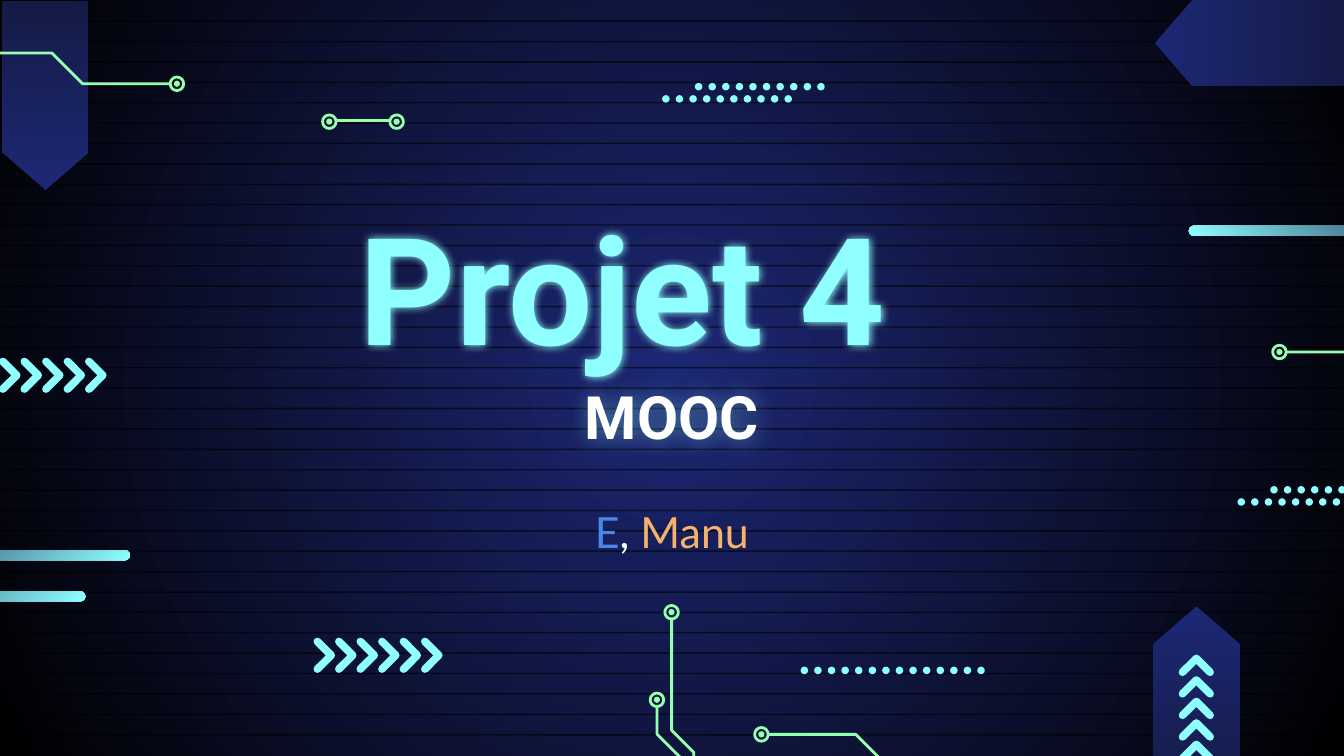
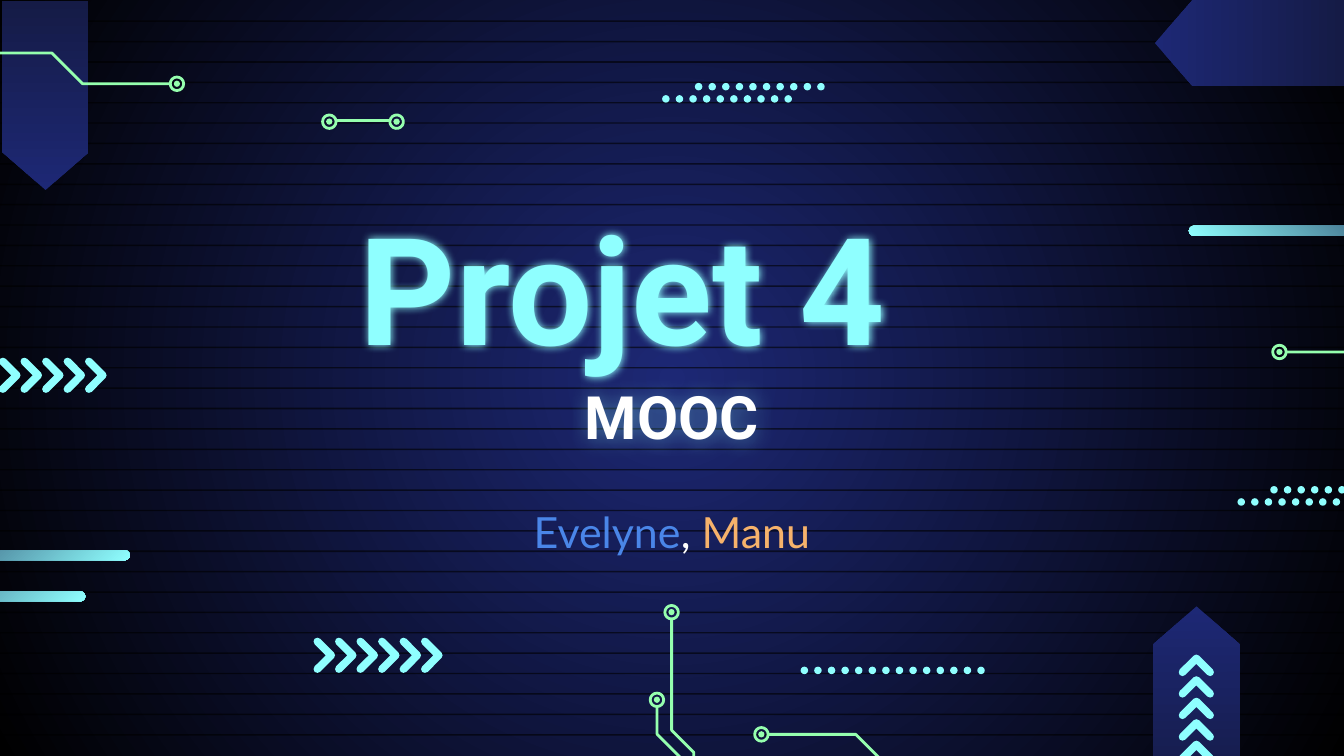
Before and after one commit to data-IA-2022/MOOC_Group6_Evelyne_Manu, a slide deck: slide 1 of MOOC_manuel_evelyne.pptx. Drawn at 1344x756 pixels with LibreOffice and Linux fonts; fonts in the diff are those of the drawing. Boxes give left, top, right and bottom in pixels: in the first picture for what was removed or moved away, otherwise in the second. Text is boxed around its words. In the diff, an @@ line names an element or a change of style, - is before the commit and + after.

```diff
--- a/MOOC_manuel_evelyne.pptx
+++ b/MOOC_manuel_evelyne.pptx
@@ subtitle at [534, 516, 810, 556]: text changed; text colour #F6B26B to #4A86E8 @@
-E, Manu
+Evelyne, Manu
```
Also in this commit, not shown: 8 other slides changed, 14 slides added, 9 other files.
